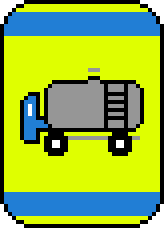
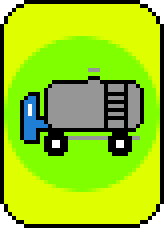
Layers edited between the first and the second 164x228 image:
added layer "Circle" above "Color bands" over [4, 36, 160, 192]
hid "Color bands" over [4, 12, 160, 216]
